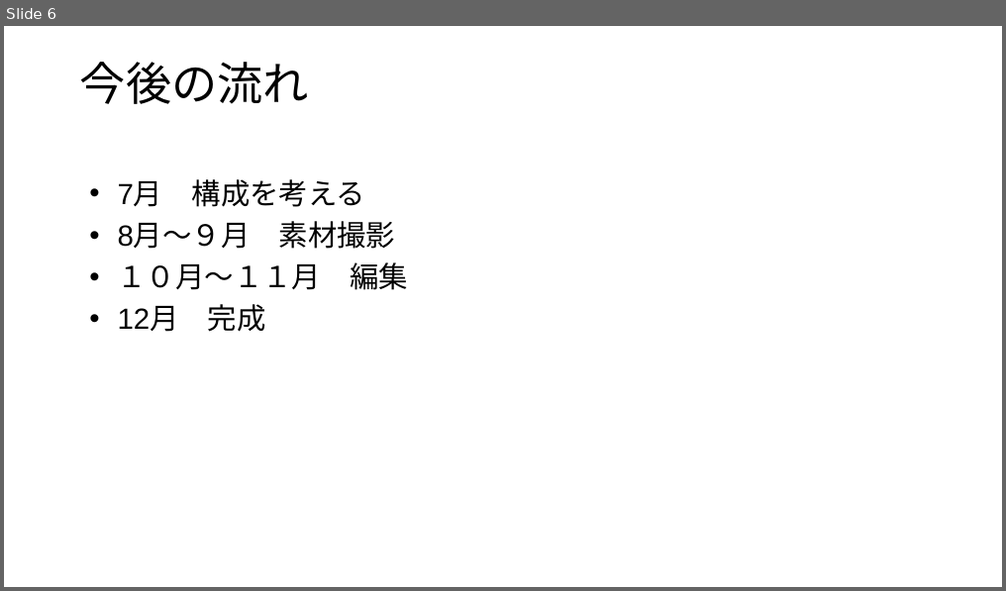
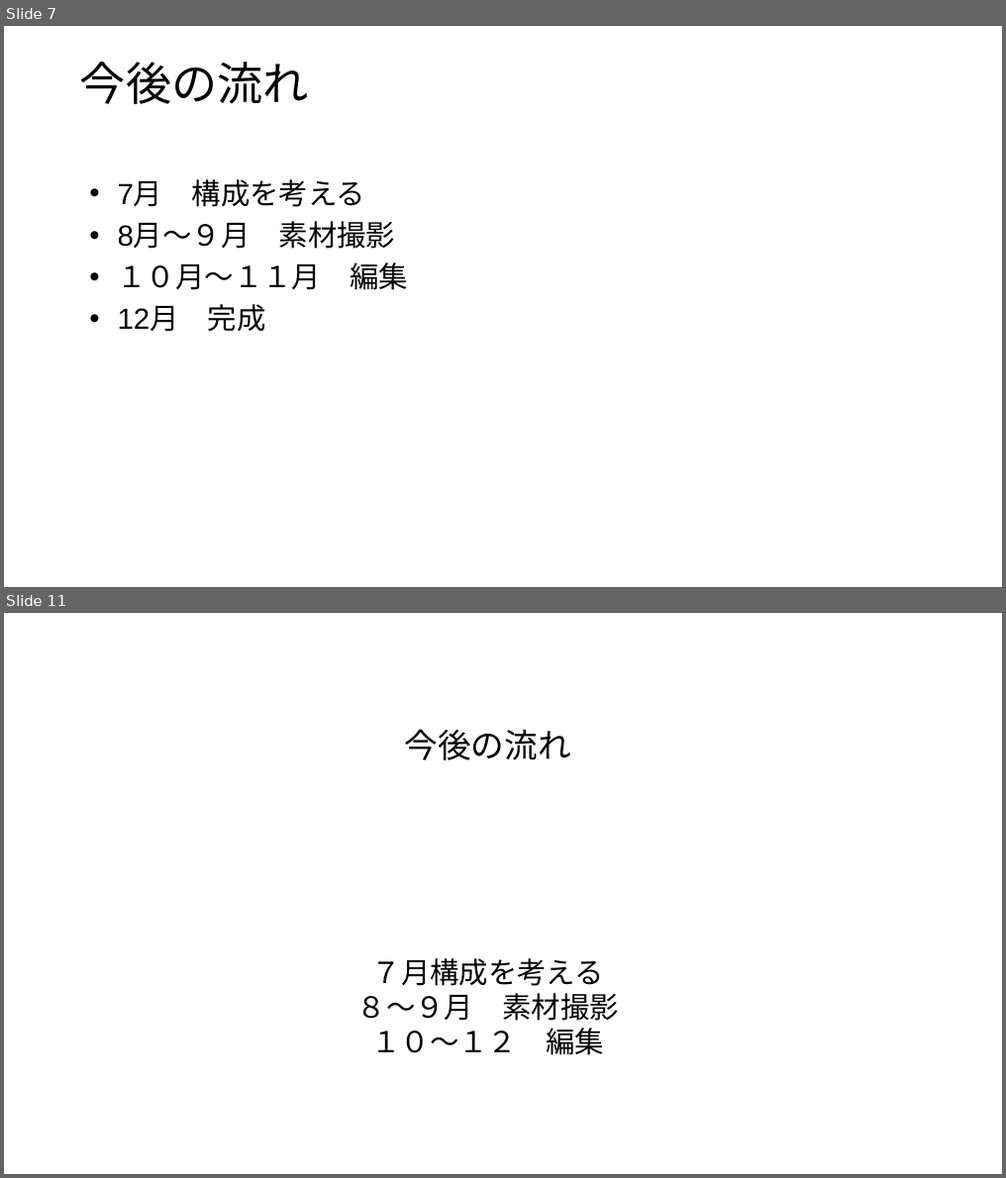
Before and after one commit to ckg25023-cpu/zemi, a slide deck: 卒業制作 テーマ・中間発表.pptx. Shown one above the other, each under a label of ours: slide 6 before the commit, slides 7 and 11 after it; the slides between them are not shown. The pictures are 1006x591 and 1006x1178 pixels, drawn with LibreOffice and Linux fonts; fonts in the diff are those of the drawing. Boxes give left, top, right and bottom in pixels: in the first picture for what was removed or moved away, otherwise in the second. Text is boxed around its words. In the diff, an @@ line names an element or a change of style, - is before the commit and + after.

```diff
--- a/卒業制作 テーマ・中間発表.pptx
+++ b/卒業制作 テーマ・中間発表.pptx
@@ slide 11 added at bbox=[4, 613, 1002, 1174], background #FFFFFF @@
@@ text added at bbox=[357, 729, 618, 1056], 28 pt, text #000000 @@
+今後の流れ
+７月構成を考える
+８～９月 素材撮影
+１０～１２ 編集
@@ what was slide 6 is now slide 7 @@
```
Also in this commit, not shown: 3 slides changed, 4 other slides added, 1 other file.
